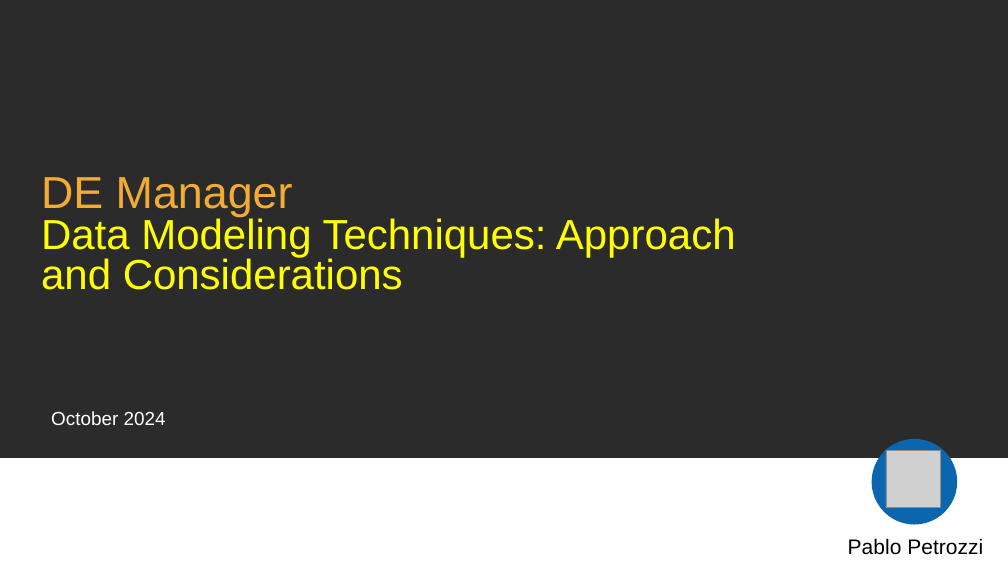
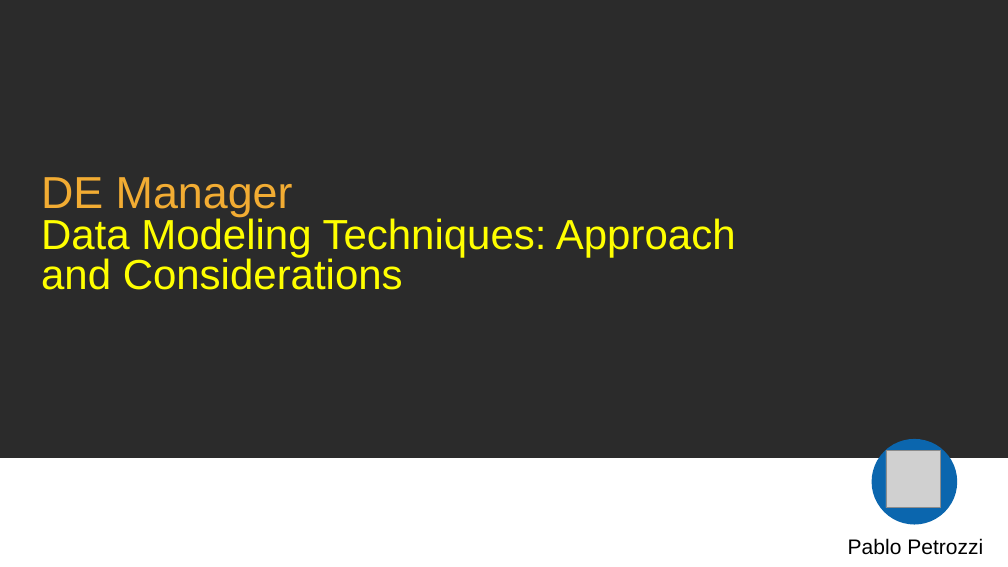
Before and after one commit to pepetro/Data-Engineering, a slide deck: slide 1 of deliverables/challenge/Data_Modeling.pptx. Drawn at 1008x567 pixels with LibreOffice and Linux fonts; fonts in the diff are those of the drawing; grey boxes stand for pictures; background and template pictures are left out; a plain dark background stands for a picture behind light text. Boxes give left, top, right and bottom in pixels: in the first picture for what was removed or moved away, otherwise in the second. Text is boxed around its words. In the diff, an @@ line names an element or a change of style, - is before the commit and + after.

```diff
--- a/deliverables/challenge/Data_Modeling.pptx
+++ b/deliverables/challenge/Data_Modeling.pptx
@@ text removed at (51, 411, 166, 425) @@
-October 2024
```
